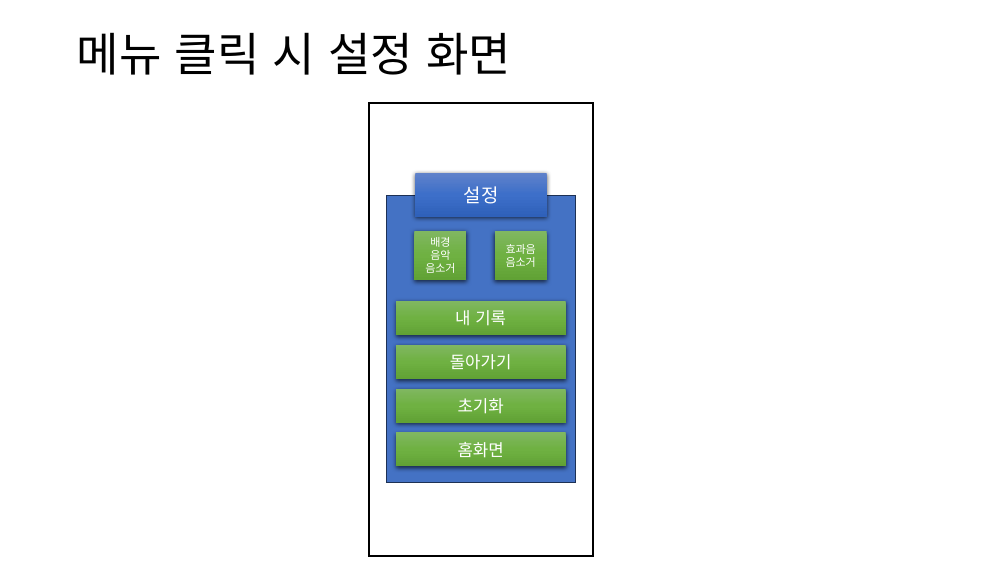
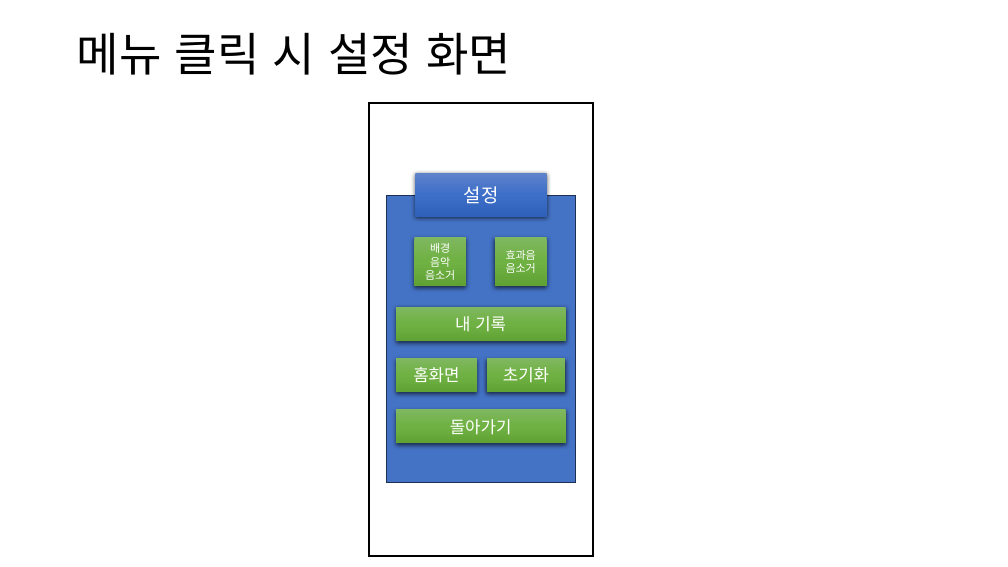
Before and after one commit to AniWhY0909/SSC_WM_Project, a slide deck: slide 18 of Documents/Suika.Watermelon/수박게임 UI 디자인(박정우).pptx. Drawn at 1008x567 pixels with LibreOffice and Linux fonts; fonts in the diff are those of the drawing. Boxes give left, top, right and bottom in pixels: in the first picture for what was removed or moved away, otherwise in the second. Text is boxed around its words. In the diff, an @@ line names an element or a change of style, - is before the commit and + after.

```diff
--- a/Documents/Suika.Watermelon/수박게임 UI 디자인(박정우).pptx
+++ b/Documents/Suika.Watermelon/수박게임 UI 디자인(박정우).pptx
@@ 3 rectangles: place and size @@
-3 rectangles at (396, 231, 566, 335)
+3 rectangles at (396, 237, 566, 341)
@@ rectangle "홈화면": place and size @@
-rectangle "홈화면" at (396, 433, 566, 467)
+rectangle "홈화면" at (396, 358, 477, 392)
@@ rectangle "초기화": place and size @@
-rectangle "초기화" at (396, 389, 566, 423)
+rectangle "초기화" at (487, 358, 566, 392)
@@ rectangle "돌아가기": place and size @@
-rectangle "돌아가기" at (396, 345, 566, 379)
+rectangle "돌아가기" at (396, 409, 566, 443)
```
Also in this commit, not shown: 2 other slides changed, 1 slide added, 1 other file.
